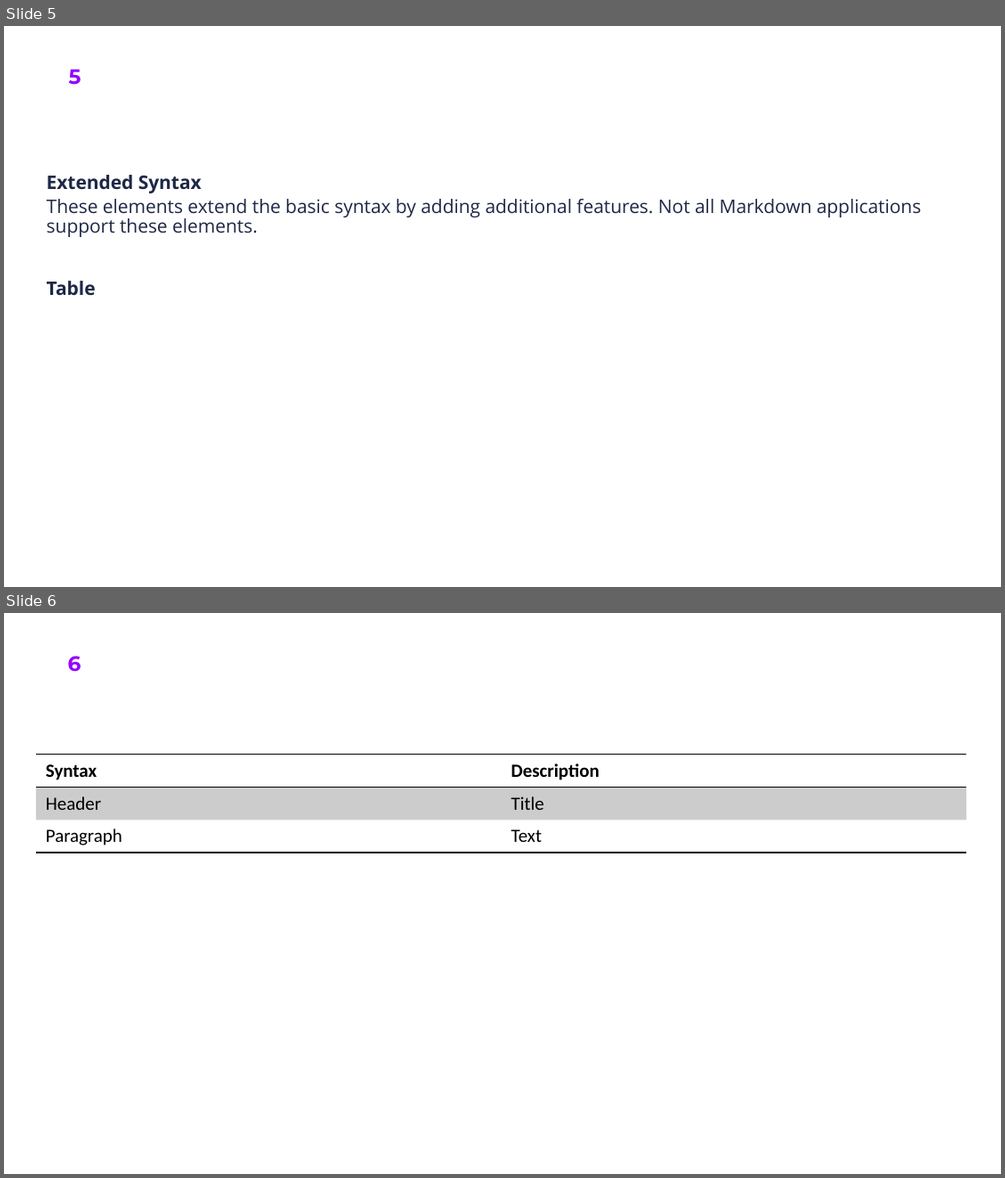
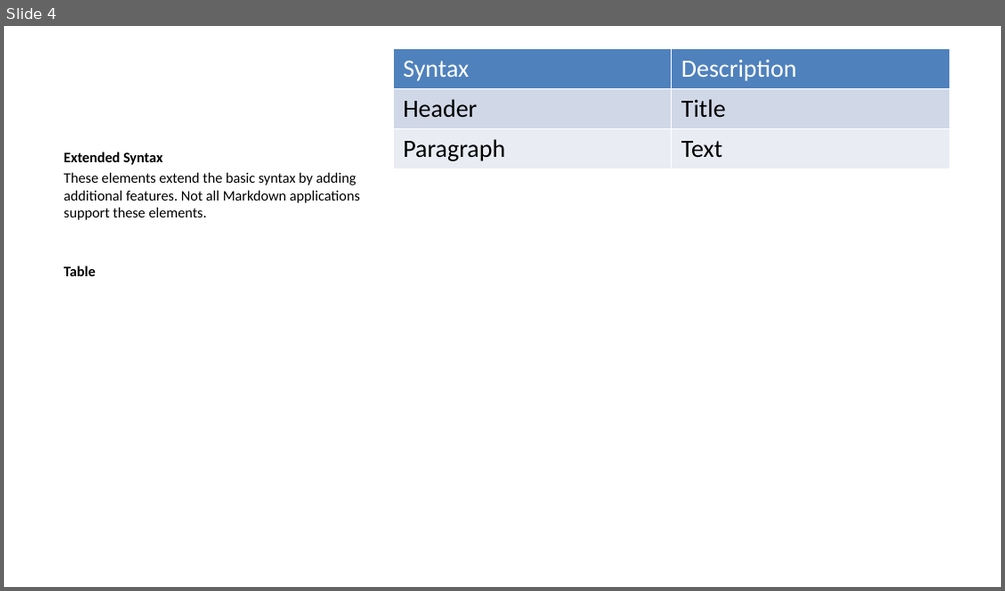
Before and after one commit to oehrlis/docker-pandoc, a slide deck: sample/sample.pptx. Shown one above the other, each under a label of ours: slides 5 and 6 before the commit, slide 4 after it. The pictures are 1005x1178 and 1005x591 pixels, drawn with LibreOffice and Linux fonts; fonts in the diff are those of the drawing; background and template pictures are left out. Boxes give left, top, right and bottom in pixels: in the first picture for what was removed or moved away, otherwise in the second. Text is boxed around its words. In the diff, an @@ line names an element or a change of style, - is before the commit and + after.

```diff
--- a/sample/sample.pptx
+++ b/sample/sample.pptx
@@ slide 6 removed at (4,613,1001,1174), background #FFFFFF; not listed: 1 template element that a slide beside it also shows @@
@@ table removed at (36,755,967,1139), 3 rows, 2 columns @@
-Syntax | Description
-Header | Title
-Paragraph | Text
@@ what was slide 5 is now slide 4 @@
@@ slide 4 changed as well @@
@@ table added at (393,48,949,525), 3 rows, 2 columns @@
+Syntax | Description
+Header | Title
+Paragraph | Text
@@ page number removed at (69,69,81,85) @@
-5
@@ text "Extended Syntax": place and size @@
-text "Extended Syntax" at (47,175,921,296)
+text "Extended Syntax" at (64,151,360,276)
@@ text "Extended Syntax" at (64,151,360,276): size 13.5 to 10.5 pt, font Open Sans to Calibri, text colour #1E2846 to #000000; line spacing 0.9 to 1 @@
```
Also in this commit, not shown: 5 other slides changed, 1 other slide removed, 3 other files.
